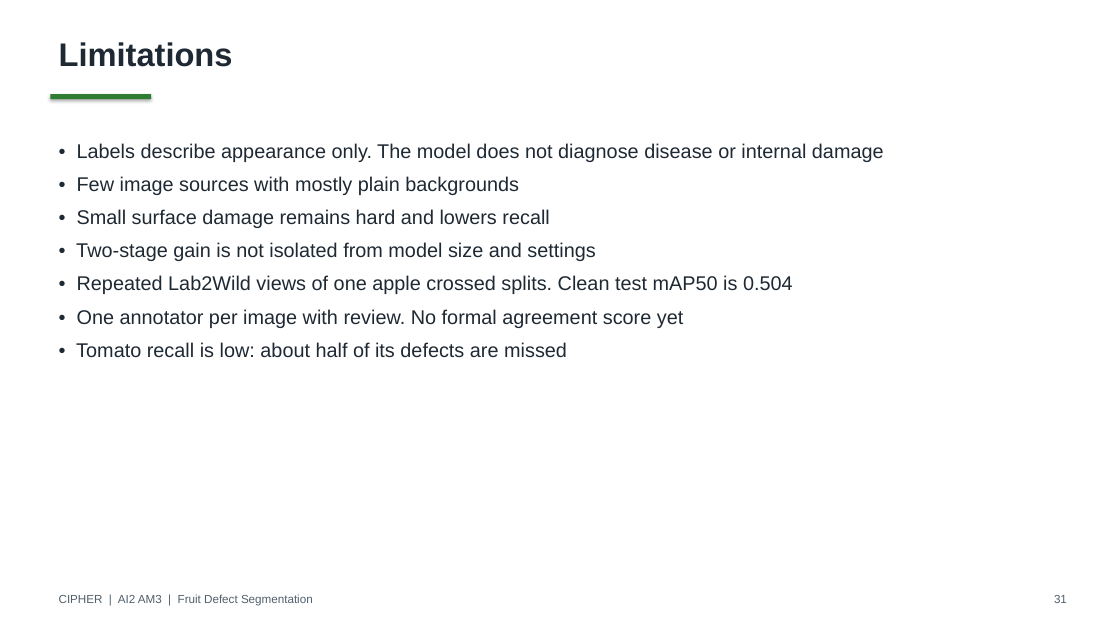
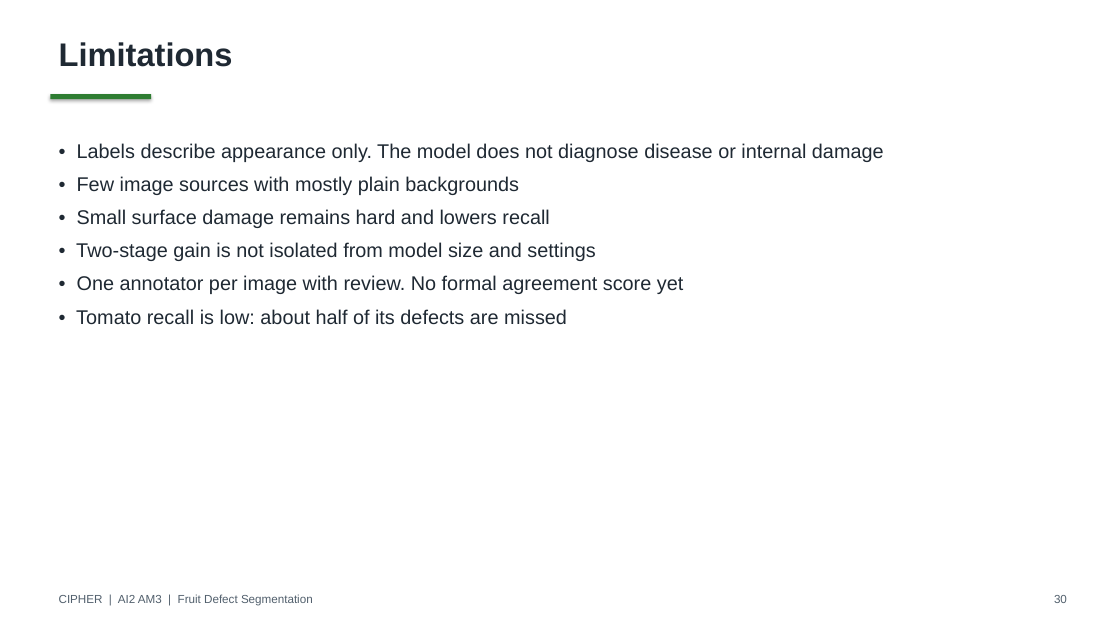
Before and after one commit to deangg/instancesegmentation, a slide deck: slide 30 of slides/CIPHER_AI2_Final_Defense.pptx (slide 31 before the commit). Drawn at 1120x630 pixels with LibreOffice and Linux fonts; fonts in the diff are those of the drawing. Boxes give left, top, right and bottom in pixels: in the first picture for what was removed or moved away, otherwise in the second. Text is boxed around its words. In the diff, an @@ line names an element or a change of style, - is before the commit and + after.

```diff
--- a/slides/CIPHER_AI2_Final_Defense.pptx
+++ b/slides/CIPHER_AI2_Final_Defense.pptx
@@ text at (77, 275, 793, 294): paragraph removed @@
-• Repeated Lab2Wild views of one apple crossed splits. Clean test mAP50 is 0.504
@@ text at (1054, 595, 1067, 603): text changed @@
-31
+30
```
Also in this commit, not shown: 12 other slides changed, 1 slide removed, 7 other files.
